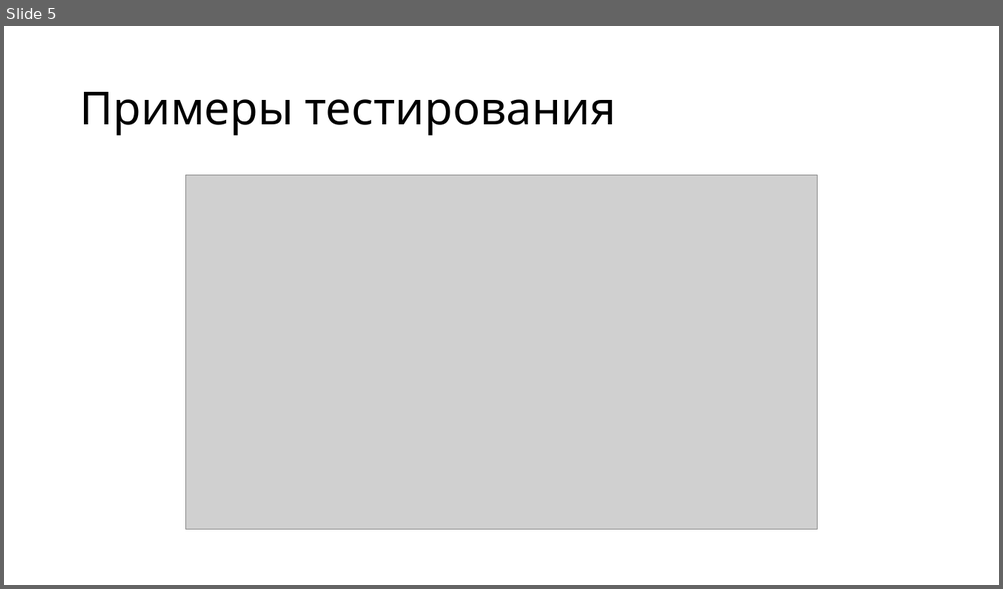
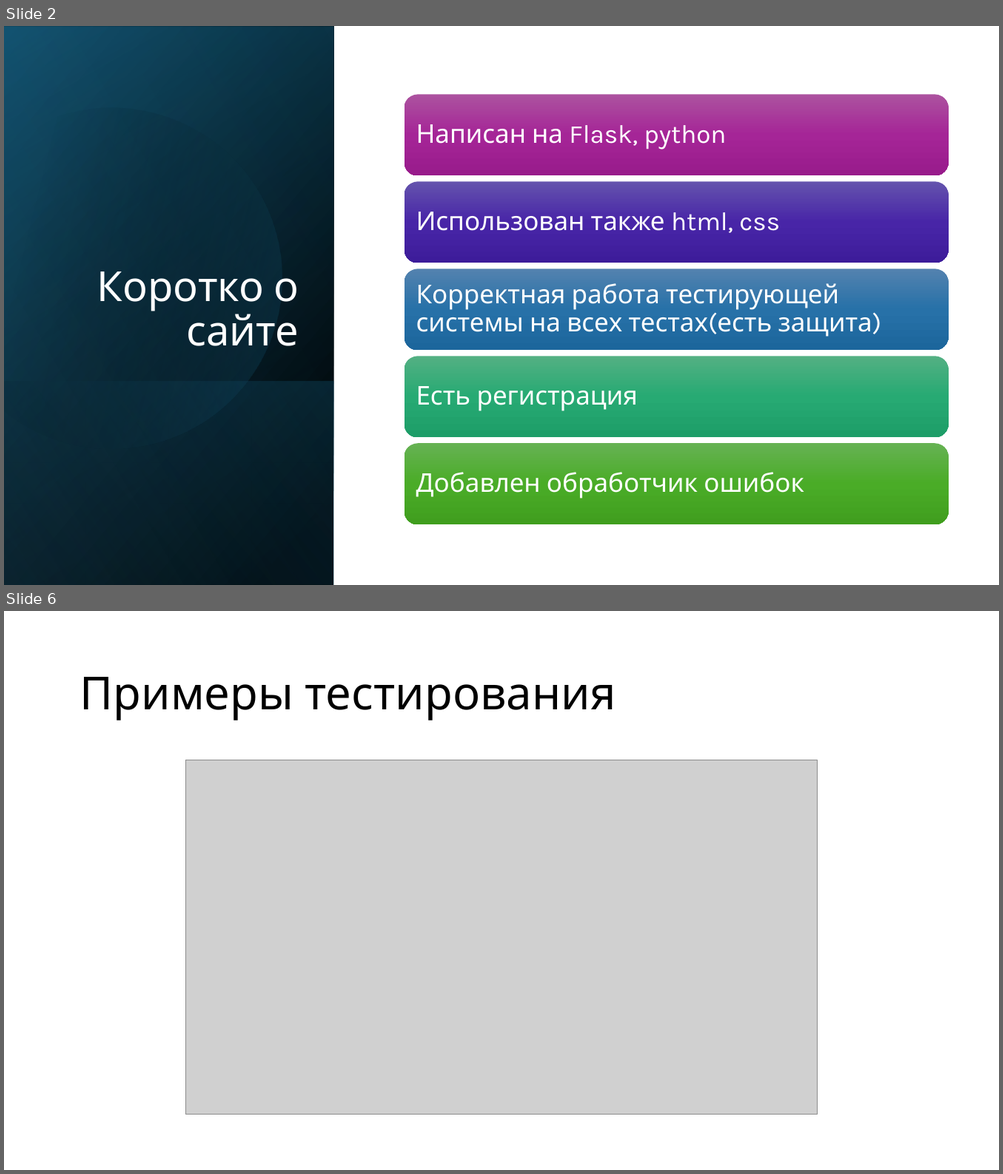
Before and after one commit to KingJaro27/PythonTest_WEB, a slide deck: презентация.pptx. Shown one above the other, each under a label of ours: slide 5 before the commit, slides 2 and 6 after it; the slides between them are not shown. The pictures are 1003x589 and 1003x1174 pixels, drawn with LibreOffice and Linux fonts; fonts in the diff are those of the drawing; grey boxes stand for pictures. Boxes give left, top, right and bottom in pixels: in the first picture for what was removed or moved away, otherwise in the second. Text is boxed around its words. In the diff, an @@ line names an element or a change of style, - is before the commit and + after.

```diff
--- a/презентация.pptx
+++ b/презентация.pptx
@@ slide 2 added at [4,26,999,585], background #FFFFFF @@
@@ rectangle added at [4,26,334,585], fill gradient #000000 to #104862 @@
@@ rectangle added at [4,27,334,585], fill gradient #000000 to #156082 @@
@@ rectangle added at [4,26,334,585], fill gradient #000000 to #46B1E1 @@
@@ freeform shape added at [4,67,323,483], fill gradient #000000 to #156082 @@
@@ title added at [97,272,299,346], 40 pt, text #FFFFFF @@
+Коротко о сайте
@@ rectangle added at [4,381,334,585], fill gradient #156082 to #000000 @@
@@ group added at [404,95,948,526]: 5 rounded rectangles, 5 texts @@
+Написан на Flask, python
+Использован также html, css
+Корректная работа тестирующей системы на всех тестах(есть защита)
+Есть регистрация
+Добавлен обработчик ошибок
@@ what was slide 5 is now slide 6 @@
```
Also in this commit, not shown: 5 slides changed, 2 other slides added, 2 other files.
